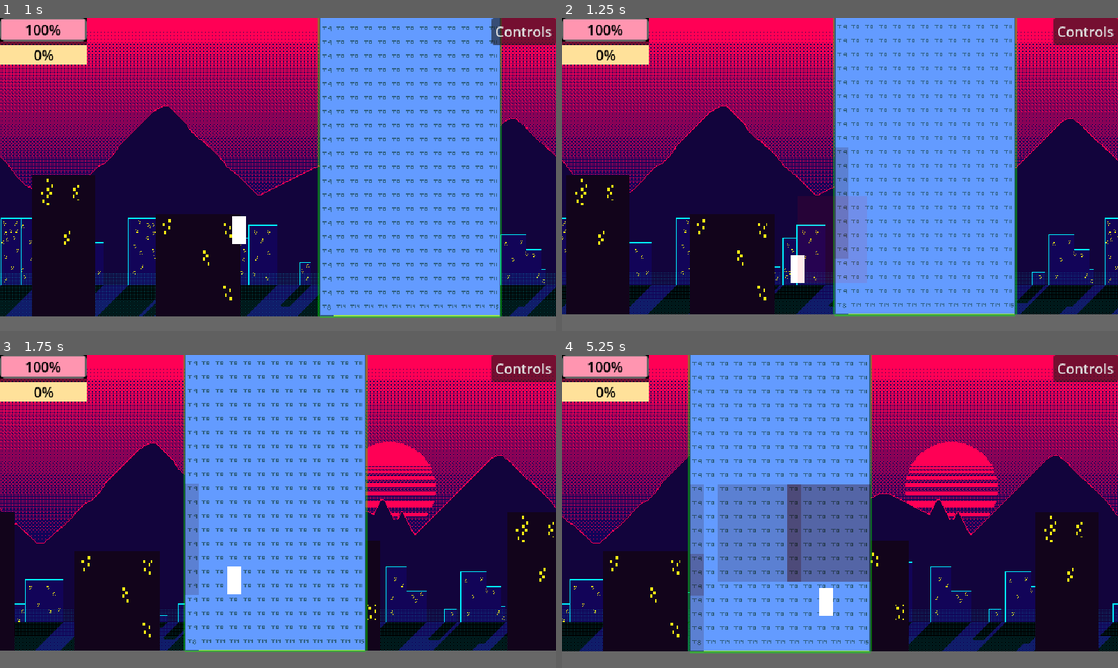
Above: before the commit, frames 1-4 (two rows, left to right).
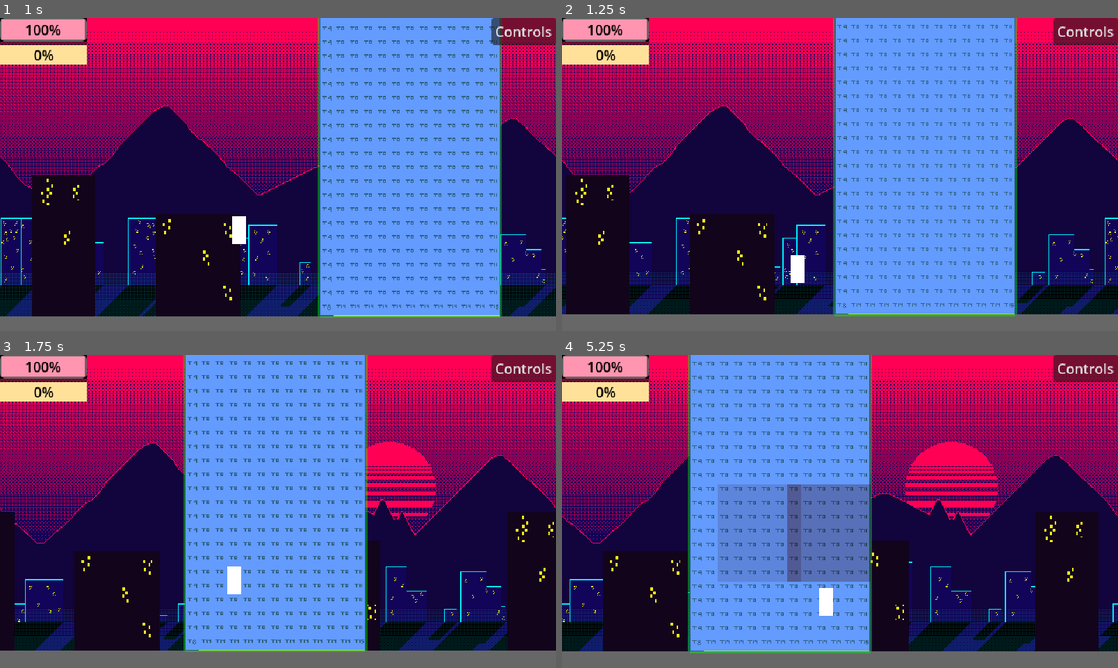
Above: after the commit, the same moments.

Repository: pkfiyah/hangry
Game: Godot game, scene res://levels/prototype.tscn
Same seed, same stepped clock (60 frames per second), same inputs: the game is played once before the commit and once after it.
Inputs:
- Up to frame 1 (1 s): tap Enter (ui_accept) at 0.5, 0.77 s; hold Right (ui_right) from 0.53 s (still down); hold Z from 0.53 s (still down)
- Up to frame 2 (1.25 s): keep holding Right (ui_right); keep holding Z
- Up to frame 3 (1.75 s): keep holding Right (ui_right); release Z at 1.28 s; tap Z at 1.35 s; tap Enter (ui_accept) at 1.52 s
- Up to frame 4 (5.25 s): release Right (ui_right) at 2.03 s; hold Left (ui_left) 2.03-2.78 s; hold Z 2.03-2.78 s; hold Right (ui_right) 2.78-4.28 s; tap Z at 2.85, 4.35 s; tap Enter (ui_accept) at 3.02, 3.77, 4.52 s; hold Z 3.53-4.28 s; hold Left (ui_left) 4.28-5.03 s; hold Right (ui_right) from 5.03 s (still down); hold Z from 5.03 s (still down)

Frame 1 is identical in both runs. In frame 2, 0.8% of the frame differs, in the area x 49-52%, y 41-77%; in frame 3, 0.8%; in frame 4, 1.9%, in the area x 23-43%, y 41-95%.

Commit message:
actually commit with last message

Diff:
--- a/entities/player/kaiju.gd
+++ b/entities/player/kaiju.gd
@@ -11,11 +11,17 @@
 
 @onready var left_ray: RayCast2D = $LeftRay
 @onready var right_ray: RayCast2D = $RightRay
-@onready var attack_area: Area2D = $AttackArea
 @onready var player_area: CollisionShape2D = $CollisionShape2D
 
+# The container node where all active mutations will be added as children
+@onready var mutations_container: Node2D = $Mutations
+
+@export var manual_attack_enabled: bool = true
+
+# Database of all available mutations in the game
+@export var mutation_database: MutationDatabase
+
 var facing_direction: int = 1
-var attack_timer: float = 0.0
 
 var health: int = 100
 var max_health: int = 100
@@ -25,14 +31,17 @@
 
 var current_exp: int = 0
 var level: int = 1
-var exp_to_next_level: int = 100
+var exp_to_next_level: int = 10
 
 signal health_changed(new_health)
 signal exp_changed(new_exp)
 signal level_up(new_level)
 
 func _ready():
-	pass
+	# Ensure the UI connects to our signal
+	var ui_menu = get_tree().get_first_node_in_group("level_up_menu")
+	if ui_menu and ui_menu is LevelUpMenu:
+		ui_menu.upgrade_selected.connect(_on_upgrade_selected)
 
 func _change_state(new_state:State):
 	if state_change_cooldown_timer <= 0.0:
@@ -68,9 +77,82 @@
 
 		emit_signal("level_up", level)
 		print("Level Up! New Level: ", level)
+		_trigger_level_up_menu()
 
 	print("Kaiju EXP: ", current_exp)
 	emit_signal("exp_changed", current_exp)
+
+func _trigger_level_up_menu() -> void:
+	var ui_menu = get_tree().get_first_node_in_group("level_up_menu")
+	if not ui_menu or not ui_menu is LevelUpMenu or not mutation_database:
+		push_warning("LevelUpMenu or MutationDatabase is missing!")
+		return
+
+	var options = _generate_level_up_options(3)
+	if options.is_empty():
+		return
+
+	ui_menu.display_options(options)
+
+func _generate_level_up_options(count: int) -> Array[Dictionary]:
+	var available_options: Array[Dictionary] = []
+
+	# Check existing mutations for upgrades
+	for child in mutations_container.get_children():
+		if child is Mutation and child.stats:
+			if child.current_level < child.stats.get_max_level():
+				var next_lvl = child.current_level + 1
+				var lvl_data = child.stats.get_level_data(next_lvl)
+				available_options.append({
+					"mutation_id": child.name, # Using the node name as a rough ID for existing ones
+					"mutation_name": child.stats.mutation_name,
+					"is_new": false,
+					"next_level": next_lvl,
+					"description": lvl_data.description,
+					"existing_node": child
+				})
+
+	# Check database for new mutations not yet acquired
+	for m_id in mutation_database.mutation_scenes.keys():
+		var has_mutation = false
+		for child in mutations_container.get_children():
+			# We assume the scene instantiates with the exact m_id or we track it.
+			# For simplicity, we just check if a node with this m_id exists
+			if child.name.to_lower() == str(m_id).to_lower():
+				has_mutation = true
+				break
+
+		if not has_mutation:
+			var scene: PackedScene = mutation_database.mutation_scenes[m_id]
+			# To get the name/description, we might need to instantiate it temporarily
+			# or we assume a separate Data structure. For now, instantiate to read stats:
+			var temp_instance = scene.instantiate() as Mutation
+			if temp_instance and temp_instance.stats:
+				var lvl_data = temp_instance.stats.get_level_data(1)
+				available_options.append({
+					"mutation_id": m_id,
+					"mutation_name": temp_instance.stats.mutation_name,
+					"is_new": true,
+					"next_level": 1,
+					"description": lvl_data.description,
+					"scene": scene
+				})
+			temp_instance.free()
+
+	# Shuffle and pick 'count' options
+	available_options.shuffle()
+	return available_options.slice(0, min(count, available_options.size()))
+
+func _on_upgrade_selected(option_data: Dictionary) -> void:
+	if option_data.is_new:
+		var scene: PackedScene = option_data.scene
+		var new_mutation = scene.instantiate()
+		new_mutation.name = option_data.mutation_id
+		mutations_container.add_child(new_mutation)
+	else:
+		var existing: Mutation = option_data.existing_node
+		if existing:
+			existing.level_up()
 
 func take_damage(amount: int):
 	if invulnerable_timer > 0:
@@ -101,17 +183,8 @@
 	else:
 		velocity.x = move_toward(velocity.x, 0, SPEED)
 
-	# Update attack hitbox position based on facing direction
-	attack_area.position.x = facing_direction * 40
-	attack_area.position.y = -50
-
-	# Attack logic
-	if attack_timer > 0:
-		attack_timer -= delta
-
-	if Input.is_key_pressed(KEY_Z) and attack_timer <= 0:
-		attack_timer = 0.5 # Attack cooldown
-		perform_attack()
+	# Trigger active mutations
+	_trigger_mutations()
 
 	# Check if we should start climbing
 	var vert_direction = Input.get_axis("ui_up", "ui_down")
@@ -127,25 +200,18 @@
 
 	move_and_slide()
 
-func perform_attack():
-	# Create a brief visual indicator for the attack
-	var slash = ColorRect.new()
-	slash.color = Color.RED
-	slash.size = Vector2(80, 100)
-	slash.position = Vector2(-40, -50)
-	attack_area.add_child(slash)
-
-	# Animate the slash fading out so we can see it
-	var tween = create_tween()
-	tween.tween_property(slash, "modulate:a", 0.0, 0.2)
-	tween.tween_callback(slash.queue_free)
-
-	# Check what buildings are in the hitbox and damage them
-	var bodies = attack_area.get_overlapping_bodies()
-	for body in bodies:
-		if body.has_method("take_damage"):
-			# Buildings take 25 damage per hit (4 hits to destroy)
-			body.take_damage(25)
+func _trigger_mutations() -> void:
+	if not is_instance_valid(mutations_container):
+		return
+
+	var want_to_manual_attack = manual_attack_enabled and Input.is_key_pressed(KEY_Z)
+
+	for mutation in mutations_container.get_children():
+		if mutation is Mutation:
+			# If manual is disabled, mutations fire automatically on cooldown.
+			# If manual is enabled, we only fire if the user presses the key.
+			if not manual_attack_enabled or want_to_manual_attack:
+				mutation.trigger(want_to_manual_attack)
 
 func process_climbing(delta):
 	var wall_direction = 0
@@ -180,15 +246,8 @@
 		# Detach by pressing away from the wall
 		_change_state(State.NORMAL)
 
-	# Attack while climbing (optional, but fun!)
-	if attack_timer > 0:
-		attack_timer -= delta
-	if Input.is_key_pressed(KEY_Z) and attack_timer <= 0:
-		attack_timer = 0.5
-		# Turn to face the wall to attack it
-		facing_direction = wall_direction
-		attack_area.position.x = facing_direction * 40
-		attack_area.position.y = -50
-		perform_attack()
+	# Update facing direction towards the wall for climbing attacks
+	facing_direction = wall_direction
+	_trigger_mutations()
 
 	move_and_slide()
--- a/entities/player/kaiju.tscn
+++ b/entities/player/kaiju.tscn
@@ -1,18 +1,18 @@
-[gd_scene load_steps=5 format=3 uid="uid://jukhumka4hbb"]
+[gd_scene load_steps=6 format=3 uid="uid://jukhumka4hbb"]
 
 [ext_resource type="Script" uid="uid://cauxjuq2ioru0" path="res://entities/player/kaiju.gd" id="1_7jq6t"]
+[ext_resource type="Resource" uid="uid://b4df2j3iqsgjs" path="res://resources/mutations/mutation_database.tres" id="2_355qi"]
 [ext_resource type="Script" uid="uid://j7sl5ew0fq4y" path="res://scripts/drift_camera.gd" id="2_kwv10"]
+[ext_resource type="PackedScene" uid="uid://btj2emilshqwi" path="res://entities/player/mutations/melee_slash_mutation.tscn" id="3_058np"]
 
 [sub_resource type="RectangleShape2D" id="RectangleShape2D_ofpyr"]
 size = Vector2(16, 32)
-
-[sub_resource type="RectangleShape2D" id="RectangleShape2D_n6nl6"]
-size = Vector2(80, 100)
 
 [node name="Kaiju" type="CharacterBody2D" groups=["player"]]
 collision_layer = 2
 collision_mask = 33
 script = ExtResource("1_7jq6t")
+mutation_database = ExtResource("2_355qi")
 
 [node name="Visual" type="ColorRect" parent="."]
 custom_minimum_size = Vector2(16, 32)
@@ -48,8 +48,6 @@
 collide_with_areas = true
 collide_with_bodies = false
 
-[node name="AttackArea" type="Area2D" parent="."]
-collision_mask = 12
+[node name="Mutations" type="Node2D" parent="."]
 
-[node name="CollisionShape2D" type="CollisionShape2D" parent="AttackArea"]
-shape = SubResource("RectangleShape2D_n6nl6")
+[node name="MeleeSlashMutation" parent="Mutations" instance=ExtResource("3_058np")]
--- /dev/null
+++ b/entities/player/mutations/melee_slash_mutation.gd
@@ -0,0 +1,47 @@
+class_name MeleeSlashMutation extends Mutation
+
+@onready var attack_area: Area2D = $AttackArea
+
+func _ready() -> void:
+	super._ready()
+	# The mutation should be added as a child of the Kaiju, so it moves with it.
+	# The actual Area2D needs to be a child of this node in the scene.
+
+func _physics_process(delta: float) -> void:
+	super._physics_process(delta)
+
+	if is_instance_valid(owner_entity) and is_instance_valid(attack_area):
+		var facing = 1
+		if "facing_direction" in owner_entity:
+			facing = owner_entity.facing_direction
+
+		# Continuously update position so Godot's physics engine has the correct
+		# overlaps calculated before execute() is ever called.
+		attack_area.position.x = facing * 40
+		attack_area.position.y = -50
+
+func execute() -> void:
+	if not is_instance_valid(owner_entity) or not is_instance_valid(attack_area) or stats == null:
+		return
+
+	var level_data = stats.get_level_data(current_level)
+	if level_data == null:
+		return
+
+	# Visual feedback
+	var slash = ColorRect.new()
+	slash.color = Color.RED
+	slash.size = Vector2(80, 100)
+	slash.position = Vector2(-40, -50)
+	attack_area.add_child(slash)
+
+	var tween = create_tween()
+	tween.tween_property(slash, "modulate:a", 0.0, 0.2)
+	tween.tween_callback(slash.queue_free)
+
+	# Apply damage
+	var damage_amount = level_data.damage
+	var bodies = attack_area.get_overlapping_bodies()
+	for body in bodies:
+		if body.has_method("take_damage"):
+			body.take_damage(damage_amount)
--- /dev/null
+++ b/entities/player/mutations/melee_slash_mutation.tscn
@@ -0,0 +1,18 @@
+[gd_scene load_steps=4 format=3 uid="uid://btj2emilshqwi"]
+
+[ext_resource type="Script" uid="uid://jtpft4jowg7w" path="res://entities/player/mutations/melee_slash_mutation.gd" id="1_na71s"]
+[ext_resource type="Resource" uid="uid://st47rdhva0kp" path="res://resources/mutations/melee_slash_stats.tres" id="2_4tnet"]
+
+[sub_resource type="RectangleShape2D" id="RectangleShape2D_n6nl6"]
+size = Vector2(80, 100)
+
+[node name="MeleeSlashMutation" type="Node2D"]
+script = ExtResource("1_na71s")
+stats = ExtResource("2_4tnet")
+
+[node name="AttackArea" type="Area2D" parent="."]
+collision_layer = 0
+collision_mask = 12
+
+[node name="CollisionShape2D" type="CollisionShape2D" parent="AttackArea"]
+shape = SubResource("RectangleShape2D_n6nl6")
--- /dev/null
+++ b/entities/player/mutations/mutation.gd
@@ -0,0 +1,42 @@
+class_name Mutation extends Node2D
+
+@export var stats: MutationStats
+var current_level: int = 1
+var current_cooldown: float = 0.0
+var owner_entity: Node2D
+
+func _ready() -> void:
+	# Search up the tree to find the root entity (CharacterBody2D)
+	var p = get_parent()
+	while p and not p is CharacterBody2D:
+		p = p.get_parent()
+	owner_entity = p
+
+func _physics_process(delta: float) -> void:
+	if current_cooldown > 0:
+		current_cooldown -= delta
+
+func level_up() -> void:
+	if stats and current_level < stats.get_max_level():
+		current_level += 1
+
+# Called by the owner (e.g., the Kaiju) to attempt firing the mutation.
+# Returns true if the mutation actually fired.
+func trigger(manual: bool = false) -> bool:
+	if stats == null:
+		push_warning("Mutation has no stats assigned!")
+		return false
+
+	var level_data = stats.get_level_data(current_level)
+	if level_data == null:
+		return false
+
+	if current_cooldown <= 0.0:
+		execute()
+		current_cooldown = level_data.cooldown
+		return true
+	return false
+
+# Overridden by child classes to implement the actual attack logic
+func execute() -> void:
+	push_warning("execute() not implemented in base Mutation class!")
--- /dev/null
+++ b/entities/player/mutations/nuclear_glow_mutation.gd
@@ -0,0 +1,76 @@
+class_name NuclearGlowMutation extends Mutation
+
+@onready var glow_area: Area2D = $GlowArea
+@onready var glow_visual: ColorRect = $GlowArea/GlowVisual
+
+func _ready() -> void:
+	super._ready()
+	# Ensure the glow visual is invisible initially or has some base transparency
+	if is_instance_valid(glow_visual):
+		glow_visual.modulate.a = 0.3
+
+	# The scale/radius needs to be updated when we level up,
+	# but we can do it in _physics_process or via a level_up signal later.
+	_update_radius()
+
+func _physics_process(delta: float) -> void:
+	super._physics_process(delta)
+
+	if not is_instance_valid(glow_area):
+		return
+
+	# Follow the center of the entity. Since it's a child of the mutation,
+	# and the mutation is a child of the Kaiju, it will naturally follow.
+	# But we'll ensure its local position is 0,0 relative to the mutation.
+	glow_area.position = Vector2.ZERO
+
+func _update_radius() -> void:
+	if stats == null or not is_instance_valid(glow_area):
+		return
+
+	var level_data = stats.get_level_data(current_level)
+	if level_data == null:
+		return
+
+	var r = level_data.radius
+
+	# Try to find a CollisionShape2D or CollisionPolygon2D
+	for child in glow_area.get_children():
+		if child is CollisionShape2D and child.shape is CircleShape2D:
+			child.shape.radius = r
+
+	if is_instance_valid(glow_visual):
+		glow_visual.size = Vector2(r * 2, r * 2)
+		glow_visual.position = Vector2(-r, -r)
+		glow_visual.pivot_offset = Vector2(r, r)
+
+# Called when current_level changes
+func level_up() -> void:
+	super.level_up()
+	_update_radius()
+
+func execute() -> void:
+	if not is_instance_valid(owner_entity) or not is_instance_valid(glow_area) or stats == null:
+		return
+
+	var level_data = stats.get_level_data(current_level)
+	if level_data == null:
+		return
+
+	var damage_amount = level_data.damage
+
+	# Visual pulse effect
+	if is_instance_valid(glow_visual):
+		var tween = create_tween()
+		tween.tween_property(glow_visual, "modulate:a", 0.8, 0.1)
+		tween.tween_property(glow_visual, "modulate:a", 0.3, 0.2)
+
+	# Apply damage to overlapping bodies
+	var bodies = glow_area.get_overlapping_bodies()
+	for body in bodies:
+		# Don't hurt ourselves
+		if body == owner_entity:
+			continue
+
+		if body.has_method("take_damage"):
+			body.take_damage(damage_amount)
--- /dev/null
+++ b/entities/player/mutations/nuclear_glow_mutation.tscn
@@ -0,0 +1,22 @@
+[gd_scene load_steps=4 format=3 uid="uid://bpsieek6bhkel"]
+
+[ext_resource type="Script" uid="uid://b7tbptfbi5r6s" path="res://entities/player/mutations/nuclear_glow_mutation.gd" id="1_sbjaq"]
+[ext_resource type="Resource" uid="uid://cya2ba8wxx01i" path="res://resources/mutations/nuclear_glow_stats.tres" id="2_sry60"]
+
+[sub_resource type="CircleShape2D" id="CircleShape2D_sry60"]
+
+[node name="NuclearGlowMutation" type="Node2D"]
+script = ExtResource("1_sbjaq")
+stats = ExtResource("2_sry60")
+
+[node name="GlowArea" type="Area2D" parent="."]
+collision_layer = 0
+collision_mask = 12
+
+[node name="CollisionShape2D" type="CollisionShape2D" parent="GlowArea"]
+shape = SubResource("CircleShape2D_sry60")
+
+[node name="GlowVisual" type="ColorRect" parent="GlowArea"]
+offset_right = 40.0
+offset_bottom = 40.0
+color = Color(0.25490198, 1, 0.28235295, 1)
--- /dev/null
+++ b/resources/mutations/melee_slash_stats.tres
@@ -0,0 +1,22 @@
+[gd_resource type="Resource" script_class="MutationStats" load_steps=5 format=3 uid="uid://st47rdhva0kp"]
+
+[ext_resource type="Script" uid="uid://cidqm1ddjltxt" path="res://resources/mutations/mutation_level_data.gd" id="1_qnrd4"]
+[ext_resource type="Script" uid="uid://du3n250yhoh" path="res://resources/mutations/mutation_stats.gd" id="2_drqlb"]
+
+[sub_resource type="Resource" id="Resource_qnrd4"]
+script = ExtResource("1_qnrd4")
+damage = 20
+metadata/_custom_type_script = "uid://cidqm1ddjltxt"
+
+[sub_resource type="Resource" id="Resource_drqlb"]
+script = ExtResource("1_qnrd4")
+damage = 35
+cooldown = 0.5
+radius = 150.0
+metadata/_custom_type_script = "uid://cidqm1ddjltxt"
+
+[resource]
+script = ExtResource("2_drqlb")
+mutation_name = "Melee Slash"
+levels = Array[ExtResource("1_qnrd4")]([SubResource("Resource_qnrd4"), SubResource("Resource_drqlb")])
+metadata/_custom_type_script = "uid://du3n250yhoh"
--- /dev/null
+++ b/resources/mutations/mutation_database.gd
@@ -0,0 +1,4 @@
+class_name MutationDatabase extends Resource
+
+## Dictionary mapping an internal string ID to a PackedScene containing the mutation
+@export var mutation_scenes: Dictionary[String, PackedScene] = {}
--- /dev/null
+++ b/resources/mutations/mutation_database.tres
@@ -0,0 +1,10 @@
+[gd_resource type="Resource" script_class="MutationDatabase" load_steps=3 format=3 uid="uid://b4df2j3iqsgjs"]
+
+[ext_resource type="PackedScene" uid="uid://bpsieek6bhkel" path="res://entities/player/mutations/nuclear_glow_mutation.tscn" id="1_rxonu"]
+[ext_resource type="Script" uid="uid://cx5t7jcuq6hau" path="res://resources/mutations/mutation_database.gd" id="1_x5kdq"]
+
+[resource]
+script = ExtResource("1_x5kdq")
+mutation_scenes = Dictionary[String, PackedScene]({
+"NuclearGlow": ExtResource("1_rxonu")
+})
--- /dev/null
+++ b/resources/mutations/mutation_level_data.gd
@@ -0,0 +1,7 @@
+class_name MutationLevelData extends Resource
+
+@export var description: String = ""
+@export var damage: int = 10
+@export var cooldown: float = 1.0
+@export var radius: float = 100.0 # Used for AOE or size
+@export var projectile_count: int = 1 # Used for projectile mutations
--- /dev/null
+++ b/resources/mutations/mutation_stats.gd
@@ -0,0 +1,16 @@
+class_name MutationStats extends Resource
+
+@export var mutation_name: String = "Unknown Mutation"
+## Array of level data. Index 0 is Level 1, Index 1 is Level 2, etc.
+@export var levels: Array[MutationLevelData] = []
+
+func get_max_level() -> int:
+	return levels.size()
+
+func get_level_data(level: int) -> MutationLevelData:
+	if levels.is_empty():
+		return null
+
+	# Ensure the level maps to a valid index (1-based level maps to 0-based index)
+	var index: int = clampi(level - 1, 0, levels.size() - 1)
+	return levels[index]
--- /dev/null
+++ b/resources/mutations/nuclear_glow_stats.tres
@@ -0,0 +1,27 @@
+[gd_resource type="Resource" script_class="MutationStats" load_steps=6 format=3 uid="uid://cya2ba8wxx01i"]
+
+[ext_resource type="Script" uid="uid://cidqm1ddjltxt" path="res://resources/mutations/mutation_level_data.gd" id="1_3aigs"]
+[ext_resource type="Script" uid="uid://du3n250yhoh" path="res://resources/mutations/mutation_stats.gd" id="2_xdpb3"]
+
+[sub_resource type="Resource" id="Resource_3aigs"]
+script = ExtResource("1_3aigs")
+damage = 2
+metadata/_custom_type_script = "uid://cidqm1ddjltxt"
+
+[sub_resource type="Resource" id="Resource_xdpb3"]
+script = ExtResource("1_3aigs")
+damage = 5
+radius = 120.0
+metadata/_custom_type_script = "uid://cidqm1ddjltxt"
+
+[sub_resource type="Resource" id="Resource_esi3i"]
+script = ExtResource("1_3aigs")
+cooldown = 0.75
+radius = 150.0
+metadata/_custom_type_script = "uid://cidqm1ddjltxt"
+
+[resource]
+script = ExtResource("2_xdpb3")
+mutation_name = "Nuclear Glow"
+levels = Array[ExtResource("1_3aigs")]([SubResource("Resource_3aigs"), SubResource("Resource_xdpb3"), SubResource("Resource_esi3i")])
+metadata/_custom_type_script = "uid://du3n250yhoh"
--- a/ui/hud.gd
+++ b/ui/hud.gd
@@ -53,9 +53,6 @@
 		exp_bar.max_value = kaiju.exp_to_next_level
 		exp_bar.value = 0 # Visual reset
 
-	if is_instance_valid(level_up_menu):
-		level_up_menu.display_options()
-
 func _on_controls_button_pressed():
 	toggle_pause()
 
--- a/ui/level_up_menu.gd
+++ b/ui/level_up_menu.gd
@@ -1,9 +1,12 @@
 extends Control
 class_name LevelUpMenu
 
-signal upgrade_selected(upgrade_id: String)
+signal upgrade_selected(upgrade_data: Dictionary)
 
 @onready var button_container: HBoxContainer = $Panel/VBoxContainer/HBoxContainer
+
+# Disconnect old signals so we don't double fire when re-opening
+var current_options: Array[Dictionary] = []
 
 func _ready() -> void:
 	# Hide by default
@@ -11,19 +14,37 @@
 	# Ensure the menu can still function while the game tree is paused
 	process_mode = Node.PROCESS_MODE_ALWAYS
 
-	# Connect signals for all child buttons dynamically based on their names
-	for button in button_container.get_children():
-		if button is Button:
-			button.pressed.connect(_on_button_pressed.bind(button.name))
+func display_options(options: Array[Dictionary]) -> void:
+	current_options = options
 
-func display_options() -> void:
+	# Clear out old buttons
+	for child in button_container.get_children():
+		child.queue_free()
+
+	# Create new buttons for each option
+	for i in range(options.size()):
+		var option = options[i]
+		var btn = Button.new()
+		btn.size_flags_horizontal = Control.SIZE_EXPAND_FILL
+
+		# Format text: e.g., "Nuclear Glow (Lv 1)\nDamage: 10 -> 15"
+		var btn_text = option.mutation_name
+		if option.is_new:
+			btn_text += " (New!)\n"
+		else:
+			btn_text += " (Lv " + str(option.next_level) + ")\n"
+
+		btn_text += option.description
+
+		btn.text = btn_text
+
+		btn.pressed.connect(_on_button_pressed.bind(option))
+		button_container.add_child(btn)
+
 	show()
 	get_tree().paused = true
 
-func _on_button_pressed(upgrade_name: String) -> void:
-	print("Selected Upgrade: ", upgrade_name)
-	# TODO: We will add the logic to apply the upgrade in the next phase
-
+func _on_button_pressed(option_data: Dictionary) -> void:
 	hide()
 	get_tree().paused = false
-	upgrade_selected.emit(upgrade_name)
+	upgrade_selected.emit(option_data)
--- a/ui/level_up_menu.tscn
+++ b/ui/level_up_menu.tscn
@@ -2,7 +2,7 @@
 
 [ext_resource type="Script" uid="uid://cehsr73xcdgtt" path="res://ui/level_up_menu.gd" id="1_dubad"]
 
-[node name="LevelUpMenu" type="Control"]
+[node name="LevelUpMenu" type="Control" groups=["level_up_menu"]]
 layout_mode = 3
 anchors_preset = 15
 anchor_right = 1.0
Not shown, added: entities/player/mutations/melee_slash_mutation.gd.uid
Not shown, added: entities/player/mutations/mutation.gd.uid
Not shown, added: entities/player/mutations/nuclear_glow_mutation.gd.uid
Empty file added: resources/mutations/available_mutations.gd
Not shown, added: resources/mutations/available_mutations.gd.uid
Not shown, added: resources/mutations/mutation_database.gd.uid
Not shown, added: resources/mutations/mutation_level_data.gd.uid
Not shown, added: resources/mutations/mutation_stats.gd.uid
